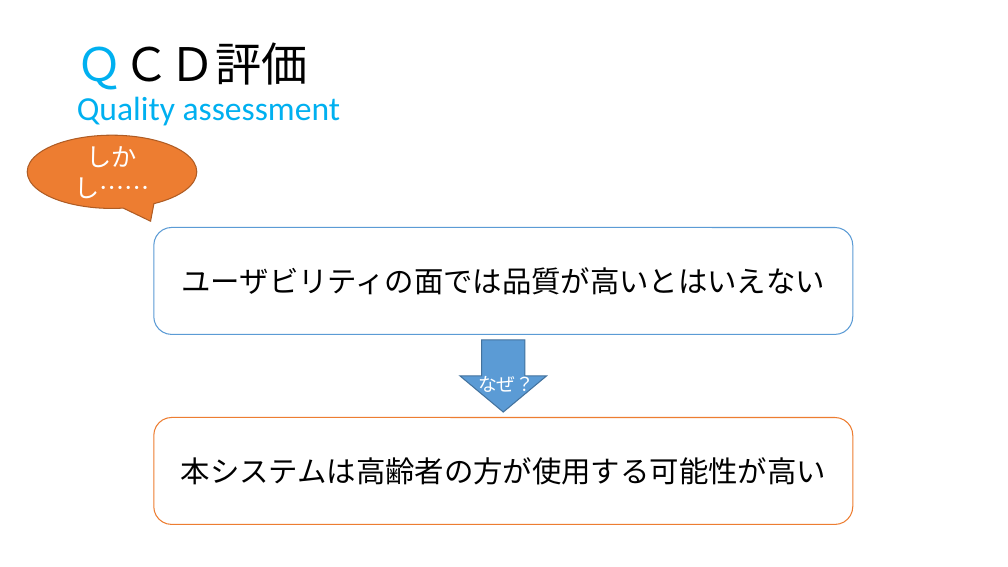
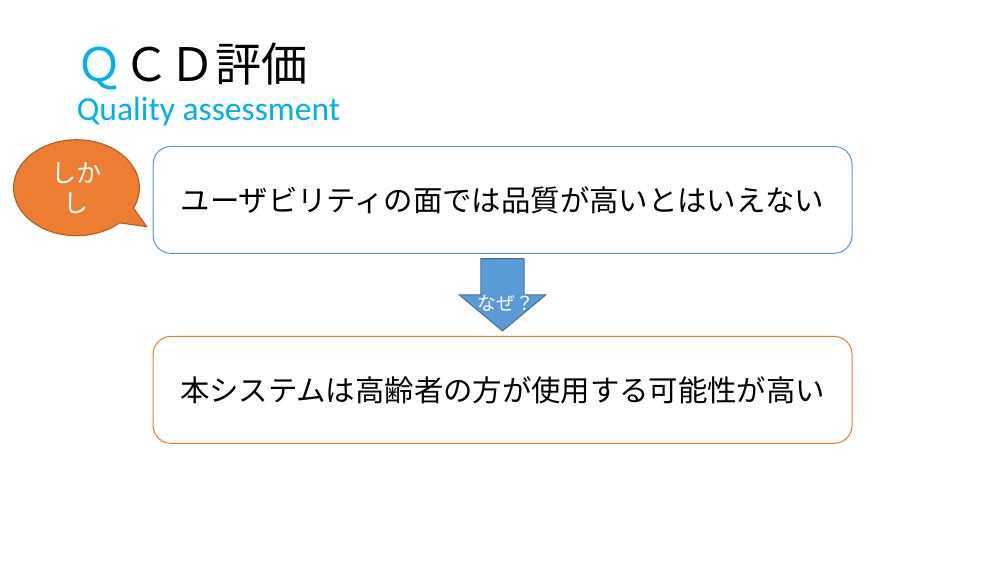
Before and after one commit to IzumiYuuta/PMyabukikenC, a slide deck: slide 4 of 最終発表/最終発表(品質).pptx. Drawn at 1008x567 pixels with LibreOffice and Linux fonts; fonts in the diff are those of the drawing. Boxes give left, top, right and bottom in pixels: in the first picture for what was removed or moved away, otherwise in the second. Text is boxed around its words. In the diff, an @@ line names an element or a change of style, - is before the commit and + after.

```diff
--- a/最終発表/最終発表(品質).pptx
+++ b/最終発表/最終発表(品質).pptx
@@ speech bubble "しかし": place and size @@
-speech bubble "しかし" at (27,135,197,209)
+speech bubble "しかし" at (14,140,139,236)
@@ speech bubble "しかし" at (14,140,139,236): proportions changed @@
@@ text in speech bubble at (51,162,101,214): text changed @@
-しかし……
+しかし
@@ 2 rounded rectangles, 1 text, 1 down arrow: place and size @@
-2 rounded rectangles, 1 text, 1 down arrow at (154,228,853,524)
+2 rounded rectangles, 1 text, 1 down arrow at (154,147,853,443)
```
Also in this commit, not shown: 1 other file.
